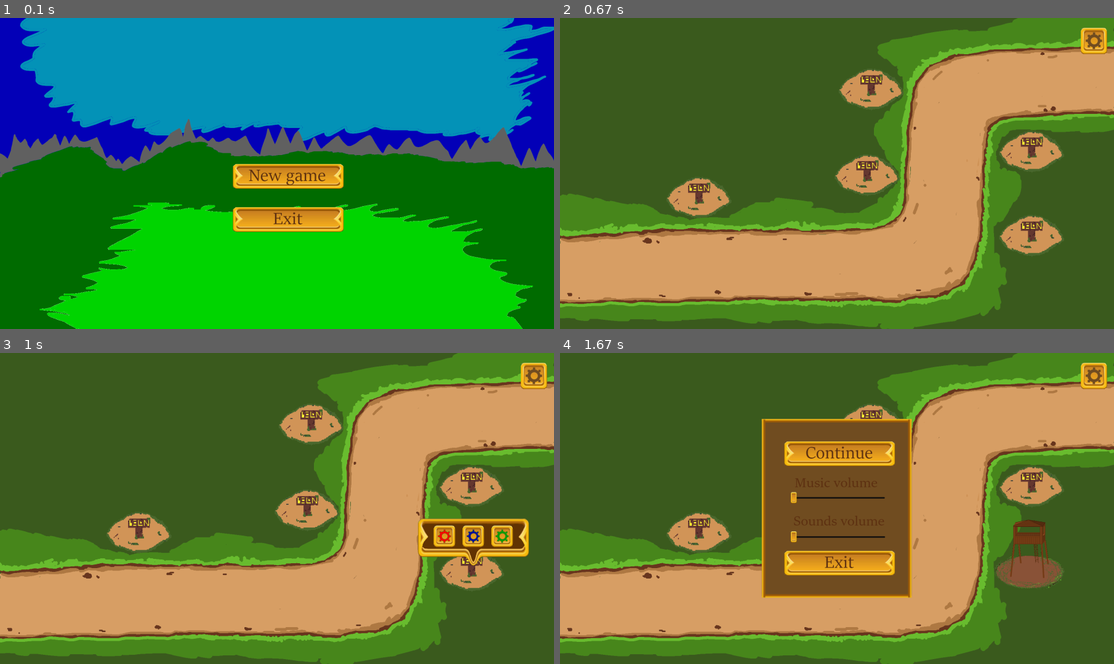
Above: before the commit, frames 1-4 (two rows, left to right).
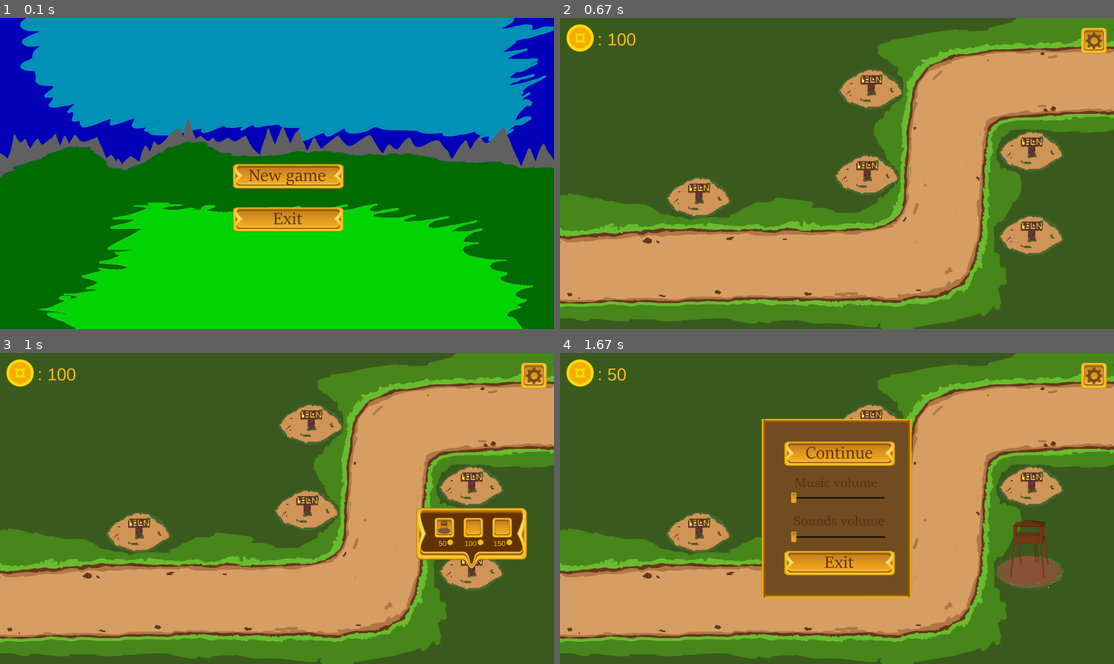
Above: after the commit, the same moments.

Repository: Fundgod/Tower_def
Game: pygame game, started from main.py
The game is run twice, just before and just after one commit, with the same random seed, the same clock (stepped at 60 frames per second) and the same inputs.
Inputs (mouse positions are in pixels of both pictures, inside the frame that each line leads up to):
- Up to frame 1 (0.1 s): no input
- Up to frame 2 (0.67 s): press the mouse at (842, 173) at 0.37 s; move the mouse to (825, 133) at 0.47 s; release the mouse at (814, 89) at 0.6 s
- Up to frame 3 (1 s): press the mouse at (470, 570) at 0.7 s; move the mouse to (393, 570) at 0.8 s; release the mouse at (315, 573) at 0.93 s
- Up to frame 4 (1.67 s): press the mouse at (1030, 527) at 1.03 s; move the mouse to (981, 496) at 1.13 s; release the mouse at (925, 464) at 1.27 s; press the mouse at (1091, 371) at 1.37 s; move the mouse to (942, 390) at 1.47 s; release the mouse at (792, 405) at 1.6 s

The runs differ from the first frame. In frame 1, 0.1% of the frame differs, in the area x 42-62%, y 46-69%; in frame 2, 0.5%; in frame 3, 3.2%, in the area x 1-99%, y 1-70%; in frame 4, 0.6%.

Commit message:
Added in-game currency, fully realized towers-purchase system, added mob marking system

Diff:
--- a/main.py
+++ b/main.py
@@ -99,16 +99,18 @@
             self.info = json.load(info_file)
         self.width, self.height = self.info['move']['width'], self.info['move']['height']
         self.velocity = self.info['velocity'] / FPS
+        self.health = self.max_health = self.info['health']
+        self.cost = self.info['cost']
         self.animations = MOB_ANIMATIONS[type]
         self.animation = self.animations['move']
         self.animation_index = 0.
         self.animation_speed = self.info['move']['animation_speed']
         self.health_line_bias = tuple(self.info['health_line_bias'].values())
         self.pos = 0
-        self.health = 100
         self.coords = list(self.way[self.pos])
         self.steps = [0, 0]
         self.rect = pygame.Rect(self.coords[0] - self.width / 2, self.coords[1] - self.height / 2, self.width, self.height)
+        self.tagged = False
 
     def get_position(self, time):
         """Возвращает координату, в которой окажется моб через заданное кол-во обновлений экрана"""
@@ -153,7 +155,7 @@
                              (
                                  int(self.coords[0] - self.width / 2 + self.health_line_bias[0]),
                                  int(self.coords[1]) - self.height / 2 - self.health_line_bias[1],
-                                 30 * self.health // 100,
+                                 30 * self.health / self.max_health,
                                  5
                              ))
             try:
@@ -186,6 +188,8 @@
 
     def kill(self):
         self.killed = True
+        Game.currency += self.cost
+
         def new_update(self):
             try:
                 if round(self.animation_index, 1).is_integer():
@@ -205,10 +209,12 @@
     def __init__(self, coords, filename, group=None):
         super().__init__(group)
         self.rect = pygame.Rect(*coords)
-        self.image = load_image(os.path.join('sprites', 'buttons', filename), -1)
+        self.image = load_image(os.path.join('sprites', 'buttons', filename))
 
 
 class BowTower(pygame.sprite.Sprite):
+    cost = 50
+
     def __init__(self, coords, moblist, bullets_group, group):
         super().__init__(group)
         self.coords = (coords[0] + 125, coords[1] - 25)
@@ -228,7 +234,7 @@
 
     def update(self):
         if not self.reloading:
-            for mob in self.moblist:
+            for mob in sorted(self.moblist, key=lambda mob_: not mob_.tagged):
                 distance = math.hypot(self.coords[0] - mob.coords[0], self.coords[1] - mob.coords[1])
                 if distance <= self.shooting_range and not mob.killed:
                     Bullet(self.coords, mob, distance, self.damage, self.bullets_group)
@@ -236,6 +242,14 @@
                     return
         else:
             self.reloading -= 1
+
+
+class GunTower(pygame.sprite.Sprite):
+    cost = 100
+
+
+class RocketTower(pygame.sprite.Sprite):
+    cost = 150
 
 
 class Bullet(pygame.sprite.Sprite):
@@ -285,54 +299,98 @@
     width = 400
     height = 180
 
-    def __init__(self, coords, plant, moblist, group_for_towers, group_for_bullets, group):
+    def __init__(self, coords, plant, moblist, currency, group_for_towers, group_for_bullets, group):
         super().__init__(group)
         self.coords = coords
         self.plant = plant
         self.moblist = moblist
         self.group_for_towers = group_for_towers
         self.group_for_bullets = group_for_bullets
+        self.currency = currency
         self.image = ADD_TOWER_MENU_IMAGE
         self.width, self.height = AddTowerMenu.width, AddTowerMenu.height
-        self.rect = pygame.Rect(self.coords[0] - 125 / 2,
-                                self.coords[1] - 125 / 2,
+        self.rect = pygame.Rect(self.coords[0] - 70,
+                                self.coords[1] - 100,
                                 self.width,
                                 self.height)
         self.buttons = pygame.sprite.Group()
         self.bow_tower_button = Button(
-            (self.coords[0] - 5, self.coords[1] - 30, 80, 80),
+            (self.coords[0] - 5, self.coords[1] - 60, 80, 80),
             'bow_tower_icon.png',
             self.buttons
         )
+        self.cost1 = SMALL_FONT.render(str(BowTower.cost), True, (245, 189, 31))
         self.gun_tower_button = Button(
-            (self.coords[0] + 95, self.coords[1] - 30, 80, 80),
+            (self.coords[0] + 95, self.coords[1] - 60, 80, 80),
             'gun_tower_icon.png',
             self.buttons
         )
+        self.cost2 = SMALL_FONT.render(str(GunTower.cost), True, (245, 189, 31))
         self.rocket_tower_button = Button(
-            (self.coords[0] + 195, self.coords[1] - 30, 80, 80),
+            (self.coords[0] + 195, self.coords[1] - 60, 80, 80),
             'rocket_tower_icon.png',
             self.buttons
         )
+        self.cost3 = SMALL_FONT.render(str(RocketTower.cost), True, (245, 189, 31))
 
     def check_click(self, click):
         if click.colliderect(self.bow_tower_button):
-            self.spawn_tower(BowTower)
+            if self.currency >= BowTower.cost:
+                self.spawn_tower(BowTower)
         elif click.colliderect(self.gun_tower_button):
-            self.spawn_tower(BowTower)
+            if self.currency >= BowTower.cost:
+                self.spawn_tower(BowTower)
         elif click.colliderect(self.rocket_tower_button):
-            self.spawn_tower(BowTower)
+            if self.currency >= BowTower.cost:
+                self.spawn_tower(BowTower)
 
     def spawn_tower(self, tower):
         tower(self.coords, self.moblist, self.group_for_bullets, self.group_for_towers)
+        Game.currency -= tower.cost
         self.plant.free = False
         self.plant.kill()
 
     def draw_buttons(self, surface):
         self.buttons.draw(surface)
+        costs_height = self.coords[1] + 20
+        surface.blit(self.cost1, (self.coords[0] + 15, costs_height))
+        surface.blit(self.cost2, (self.coords[0] + 105, costs_height))
+        surface.blit(self.cost3, (self.coords[0] + 205, costs_height))
+        surface.blit(SMALL_COIN_ICON, (self.coords[0] + 45, costs_height))
+        surface.blit(SMALL_COIN_ICON, (self.coords[0] + 150, costs_height))
+        surface.blit(SMALL_COIN_ICON, (self.coords[0] + 250, costs_height))
+
+
+class MobMark(pygame.sprite.Group):
+    def __init__(self):
+        super().__init__()
+        self.image = MOB_MARK
+        self.sprite = pygame.sprite.Sprite(self)
+        self.sprite.rect = pygame.Rect(0, 0, 60, 60)
+        self.size = 60
+        self.exist = False
+
+    def place(self, x, y):
+        self.sprite.rect.x = x - 30
+        self.sprite.rect.y = y - 30
+        self.sprite.image = self.image
+        self.size = 60
+        self.exist = True
+
+    def update_and_render(self, surface):
+        if self.exist:
+            self.sprite.image = pygame.transform.scale(self.image, (self.size, self.size))
+            self.draw(surface)
+            self.size -= 2
+            self.sprite.rect.x += 1
+            self.sprite.rect.y += 1
+            if self.size <= 0:
+                self.exist = False
 
 
 class Game:
+    currency = 100
+
     def __init__(self, screen):
         self.screen = screen
         self.level = 1
@@ -355,6 +413,8 @@
         self.on_pause = False
         self.mob_query = []
         self.moblist = []
+        self.tagged_mob = None  # Помеченный моб - тот, в которого в первую очередь стреляют башни
+        self.mob_mark = MobMark()  # Крестик, которым можно помечать мобов
 
     def begin(self):
         # Инициализация фоновой картинки и кнопок
@@ -385,7 +445,7 @@
 
     def load_plants(self):
         plants_data = []
-        plant_image = load_image('sprites/plant.png', -1)
+        plant_image = load_image('sprites/plant.png')
         with open(os.path.join(self.map.dir, 'plants.csv'), 'r') as f:
             for line in f.readlines():
                 plants_data.append(tuple(map(lambda coord: float(coord) - 125, line.rstrip().split(';'))))
@@ -409,21 +469,29 @@
 
     def on_click(self, pos):
         click = pygame.Rect(*pos, 1, 1)
+        for add_tower_menu in self.add_tower_menus:
+            add_tower_menu.check_click(click)
+            self.close_add_tower_menu()
+            return
+        # Если пользователь нажал в любое место экрана, но не на кнопку,
+        # то открытое меню добавления башни, если оно есть, закроется:
+        self.close_add_tower_menu()
         if click.colliderect(self.pause_button):
-            self.close_add_tower_menu()
             self.update_and_render()
             self.pause()
             return
         for plant in self.plants_data:
             if click.colliderect(plant) and plant.free:
-                self.close_add_tower_menu()
-                AddTowerMenu(self.plants_data[plant], plant, self.moblist, self.towers, self.bullets, self.add_tower_menus)
+                AddTowerMenu(self.plants_data[plant], plant, self.moblist, self.currency, self.towers, self.bullets, self.add_tower_menus)
                 return
-        for add_tower_menu in self.add_tower_menus:
-            add_tower_menu.check_click(click)
-        # Если пользователь нажал в любое место экрана, но не на кнопку,
-        # то открытое меню добавления башни, если оно есть, закроется:
-        self.close_add_tower_menu()
+        for mob in self.moblist:
+            if click.colliderect(mob):
+                mob.tagged = True
+                if self.tagged_mob is not None and self.tagged_mob != mob:
+                    self.tagged_mob.tagged = False
+                self.tagged_mob = mob
+                self.mob_mark.place(click.x, click.y)
+                return
 
 
     def on_tap(self, key):
@@ -497,6 +565,11 @@
                         self.quit()
                 pygame.display.flip()
 
+    def render_currency(self):
+        self.screen.blit(COIN_ICON, (20, 20))
+        currency_text = CURRENCY_FONT.render(f': {Game.currency}', True, (245, 189, 31))
+        self.screen.blit(currency_text, (130, 40))
+
     def update_and_render(self):
         if self.mob_query:
             mob_type, road_num = self.mob_query.pop(-1)
@@ -515,6 +588,8 @@
         for add_tower_menu in self.add_tower_menus:
             add_tower_menu.draw_buttons(self.screen)
         self.buttons.draw(self.screen)
+        self.render_currency()
+        self.mob_mark.update_and_render(self.screen)
 
     def close_add_tower_menu(self):
         for add_tower_menu in self.add_tower_menus:
@@ -530,6 +605,11 @@
     screen = pygame.display.set_mode(SIZE)
     MOB_ANIMATIONS = load_mob_animations()
     ADD_TOWER_MENU_IMAGE = load_image(os.path.join('sprites', 'add_tower_menu.png'))
+    COIN_ICON = load_image(os.path.join('sprites', 'coin.png'))
+    SMALL_COIN_ICON = pygame.transform.scale(load_image(os.path.join('sprites', 'coin.png')), (20, 20))
+    MOB_MARK = load_image(os.path.join('sprites', 'mark.png'))
+    CURRENCY_FONT = pygame.font.SysFont('Arial', 60)
+    SMALL_FONT = pygame.font.SysFont('Arial', 25)
     game = Game(screen)
     game.begin()
     time = pygame.time.Clock()
--- a/mobs/boar_warrior/info.json
+++ b/mobs/boar_warrior/info.json
@@ -18,5 +18,7 @@
     "x": 37,
     "y": 10
   },
-  "velocity": 70
+  "velocity": 70,
+  "health": 100,
+  "cost": 30
 }
--- a/mobs/crystal_golem/info.json
+++ b/mobs/crystal_golem/info.json
@@ -18,5 +18,7 @@
     "x": 4,
     "y": 10
   },
-  "velocity": 60
+  "velocity": 60,
+  "health": 40,
+  "cost": 10
 }
--- a/mobs/horny_dog/info.json
+++ b/mobs/horny_dog/info.json
@@ -18,5 +18,7 @@
     "x": 10,
     "y": 10
   },
-  "velocity": 120
+  "velocity": 120,
+  "health": 50,
+  "cost": 30
 }
--- a/mobs/mask/info.json
+++ b/mobs/mask/info.json
@@ -18,5 +18,7 @@
     "x": 30,
     "y": 0
   },
-  "velocity": 30
+  "velocity": 30,
+  "health": 300,
+  "cost": 200
 }
--- a/mobs/skillet/info.json
+++ b/mobs/skillet/info.json
@@ -18,5 +18,7 @@
     "x": 15,
     "y": 10
   },
-  "velocity": 60
+  "velocity": 60,
+  "health": 30,
+  "cost": 5
 }
--- a/mobs/stone_golem/info.json
+++ b/mobs/stone_golem/info.json
@@ -18,5 +18,7 @@
     "x": 15,
     "y": 10
   },
-  "velocity": 40
+  "velocity": 40,
+  "health": 40,
+  "cost": 10
 }
Binary file changed: map2/image.png
Binary file changed: sprites/add_tower_menu.png
Binary file changed: sprites/buttons/bow_tower_icon.png
Binary file changed: sprites/buttons/gun_tower_icon.png
Binary file changed: sprites/buttons/rocket_tower_icon.png
Binary file added: sprites/coin.png
Binary file added: sprites/mark.png
Binary file removed: sprites/rocket_tower_icon.png
